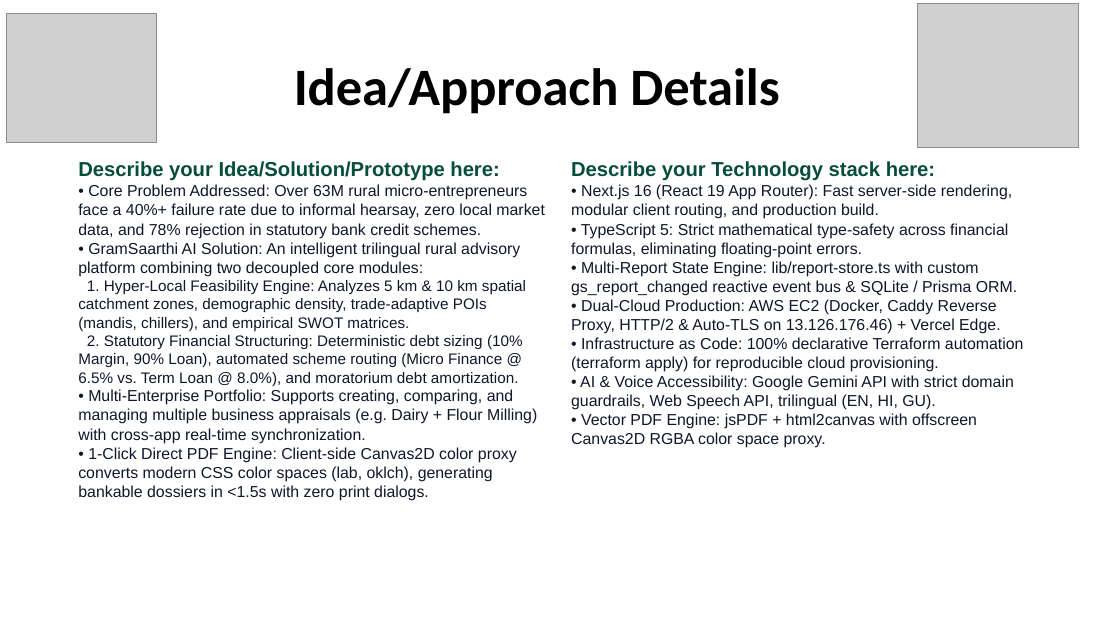
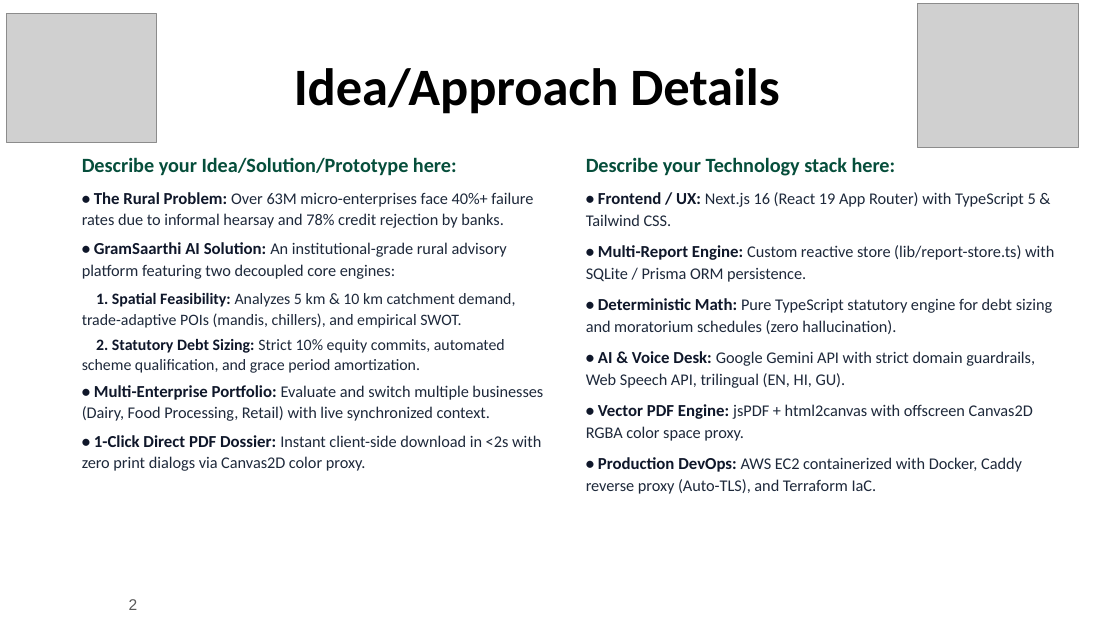
Before and after one commit to ChiragVasava/gramsaarthi-ai, a slide deck: slide 2 of MD_Files/GramSaarthi_AI_Hackathon_Presentation.pptx. Drawn at 1120x630 pixels with LibreOffice and Linux fonts; fonts in the diff are those of the drawing; grey boxes stand for pictures. Boxes give left, top, right and bottom in pixels: in the first picture for what was removed or moved away, otherwise in the second. Text is boxed around its words. In the diff, an @@ line names an element or a change of style, - is before the commit and + after.

```diff
--- a/MD_Files/GramSaarthi_AI_Hackathon_Presentation.pptx
+++ b/MD_Files/GramSaarthi_AI_Hackathon_Presentation.pptx
@@ text "Describe your Technology stack here:": place and size @@
-text "Describe your Technology stack here:" at (571,161,1023,448)
+text "Describe your Technology stack here:" at (586,157,1054,494)
@@ text at (82,157,457,176): font Arial to Calibri in "Describe your Idea/Solution/Prototype here:"; more space between paragraphs @@
@@ text at (586,157,1033,441): font Arial to Calibri in "Describe your Technology stack here:", "• Vector PDF Engine: jsPDF + html2canvas ..."; size 10.2 to 10.8 pt, bold on in "• Vector PDF Engine:"; size 10.2 to 10.5 pt, text colour #0F172A to #1E293B in "jsPDF + html2canvas with offscreen Canvas2D RGBA ..."; more space between paragraphs; line spacing 1 to 1.1 @@
@@ text at (82,192,543,471): text changed; size 10.2 to 10.5 pt; font Arial to Calibri; text colour #0F172A to #1E293B @@
-• Core Problem Addressed: Over 63M rural micro-entrepreneurs face a 40%+ failure rate due to informal hearsay, zero local market data, and 78% rejection in statutory bank credit schemes.
-• GramSaarthi AI Solution: An intelligent trilingual rural advisory platform combining two decoupled core modules:
-1. Hyper-Local Feasibility Engine: Analyzes 5 km & 10 km spatial catchment zones, demographic density, trade-adaptive POIs (mandis, chillers), and empirical SWOT matrices.
-2. Statutory Financial Structuring: Deterministic debt sizing (10% Margin, 90% Loan), automated scheme routing (Micro Finance @ 6.5% vs. Term Loan @ 8.0%), and moratorium debt amortization.
-• Multi-Enterprise Portfolio: Supports creating, comparing, and managing multiple business appraisals (e.g. Dairy + Flour Milling) with cross-app real-time synchronization.
-• 1-Click Direct PDF Engine: Client-side Canvas2D color proxy converts modern CSS color spaces (lab, oklch), generating bankable dossiers in <1.5s with zero print dialogs.
+• The Rural Problem: Over 63M micro-enterprises face 40%+ failure rates due to informal hearsay and 78% credit rejection by banks.
+• GramSaarthi AI Solution: An institutional-grade rural advisory platform featuring two decoupled core engines:
+1. Spatial Feasibility: Analyzes 5 km & 10 km catchment demand, trade-adaptive POIs (mandis, chillers), and empirical SWOT.
+2. Statutory Debt Sizing: Strict 10% equity commits, automated scheme qualification, and grace period amortization.
+• Multi-Enterprise Portfolio: Evaluate and switch multiple businesses (Dairy, Food Processing, Retail) with live synchronized context.
+• 1-Click Direct PDF Dossier: Instant client-side download in <2s with zero print dialogs via Canvas2D color proxy.
@@ text at (586,192,1054,388): text changed; size 10.2 to 10.5 pt; font Arial to Calibri; text colour #0F172A to #1E293B @@
-• Next.js 16 (React 19 App Router): Fast server-side rendering, modular client routing, and production build.
-• TypeScript 5: Strict mathematical type-safety across financial formulas, eliminating floating-point errors.
-• Multi-Report State Engine: lib/report-store.ts with custom gs_report_changed reactive event bus & SQLite / Prisma ORM.
-• Dual-Cloud Production: AWS EC2 (Docker, Caddy Reverse Proxy, HTTP/2 & Auto-TLS on 13.126.176.46) + Vercel Edge.
-• Infrastructure as Code: 100% declarative Terraform automation (terraform apply) for reproducible cloud provisioning.
-• AI & Voice Accessibility: Google Gemini API with strict domain guardrails, Web Speech API, trilingual (EN, HI, GU).
+• Frontend / UX: Next.js 16 (React 19 App Router) with TypeScript 5 & Tailwind CSS.
+• Multi-Report Engine: Custom reactive store (lib/report-store.ts) with SQLite / Prisma ORM persistence.
+• Deterministic Math: Pure TypeScript statutory engine for debt sizing and moratorium schedules (zero hallucination).
+• AI & Voice Desk: Google Gemini API with strict domain guardrails, Web Speech API, trilingual (EN, HI, GU).
@@ text at (586,457,1022,494): paragraph added @@
+• Production DevOps: AWS EC2 containerized with Docker, Caddy reverse proxy (Auto-TLS), and Terraform IaC.
@@ page number added at (129,599,138,610), 10 pt, text #595959 @@
+2
```
Also in this commit, not shown: 4 other slides changed, 4 other files.
